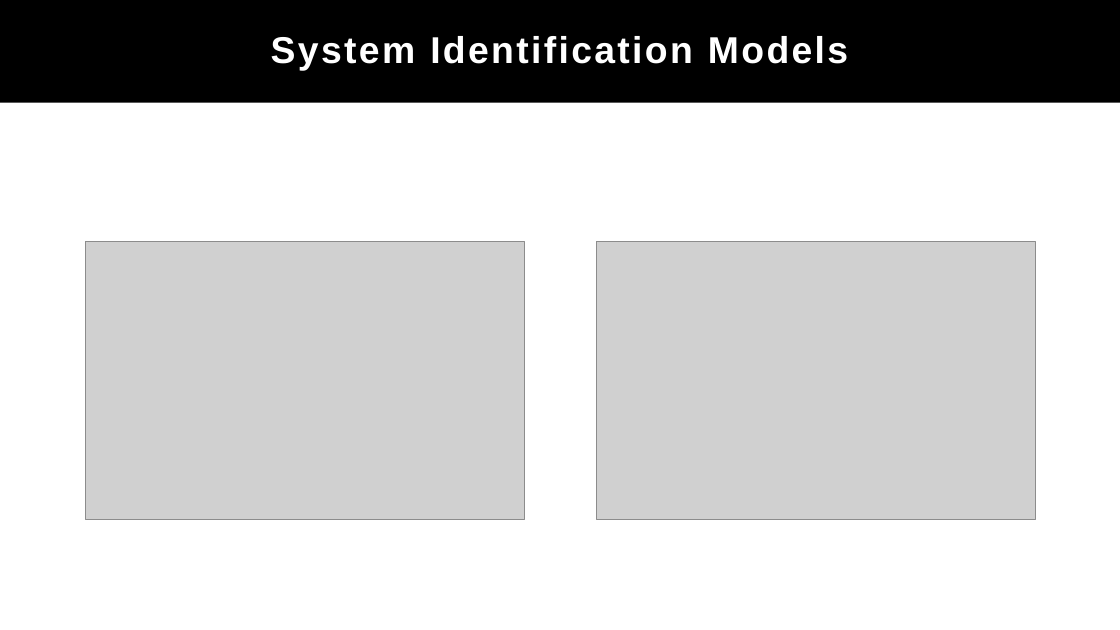
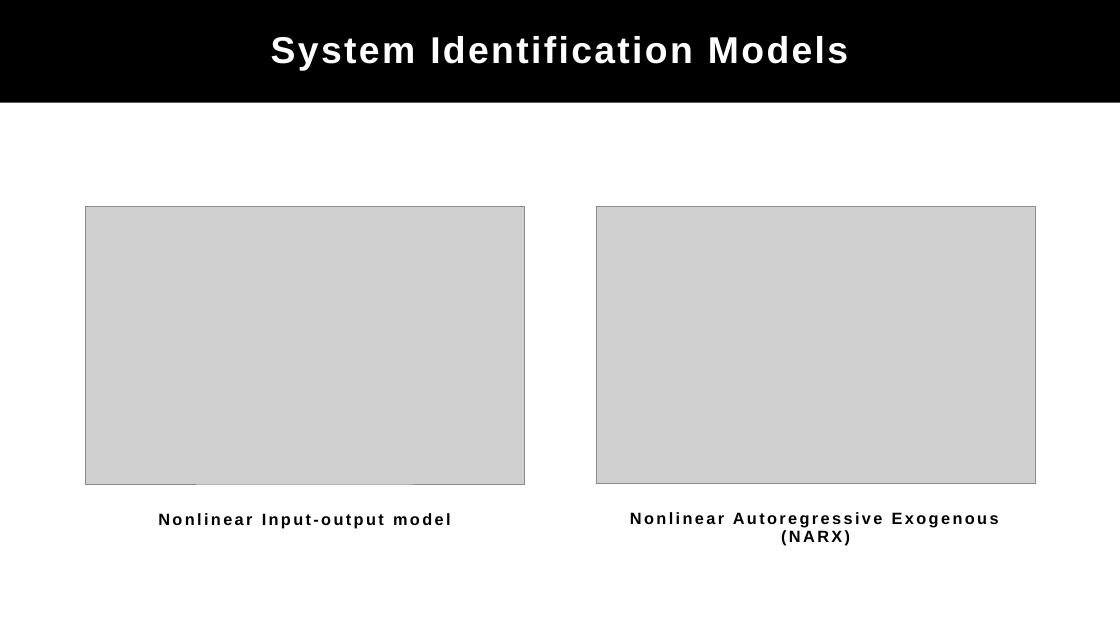
Before and after one commit to parangeomkar/stm32, a slide deck: slide 13 of ppt.pptx (slide 11 before the commit). Drawn at 1120x630 pixels with LibreOffice and Linux fonts; fonts in the diff are those of the drawing; grey boxes stand for pictures. Boxes give left, top, right and bottom in pixels: in the first picture for what was removed or moved away, otherwise in the second. Text is boxed around its words. In the diff, an @@ line names an element or a change of style, - is before the commit and + after.

```diff
--- a/ppt.pptx
+++ b/ppt.pptx
@@ picture: place and size @@
-picture at [85,242,524,519]
+picture at [85,207,524,484]
@@ picture: place and size @@
-picture at [597,242,1035,519]
+picture at [597,207,1035,484]
@@ text added at [158,513,451,528], 14 pt, text #000000, bold @@
+Nonlinear Input-output model
@@ text added at [630,512,999,546], 14 pt, text #000000, bold @@
+Nonlinear Autoregressive Exogenous (NARX)
```
Also in this commit, not shown: 3 other slides changed, 5 slides added.
